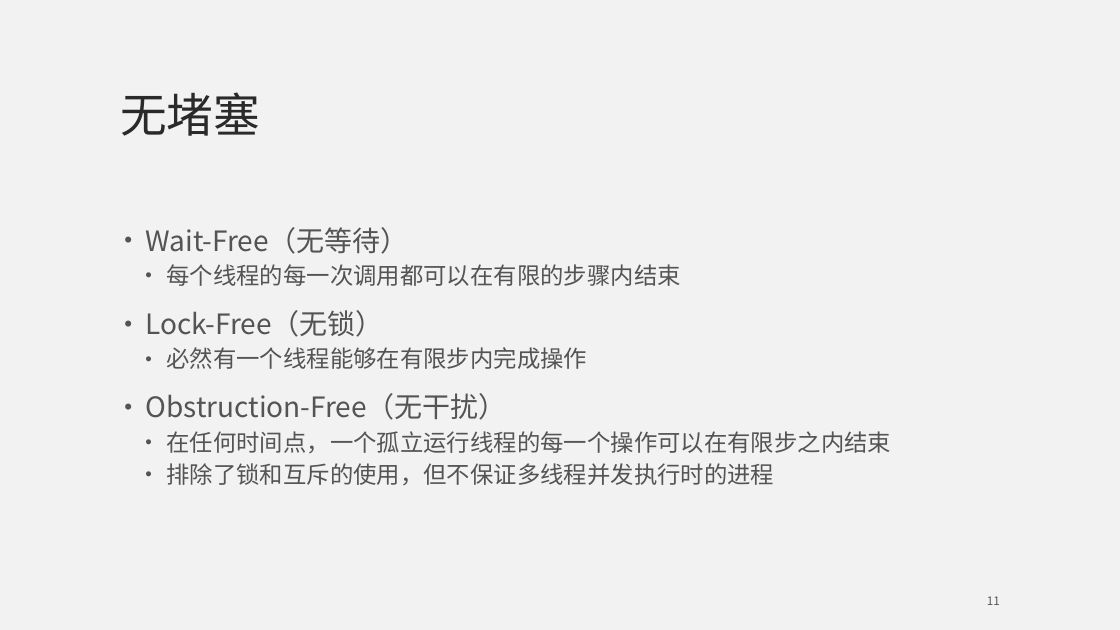
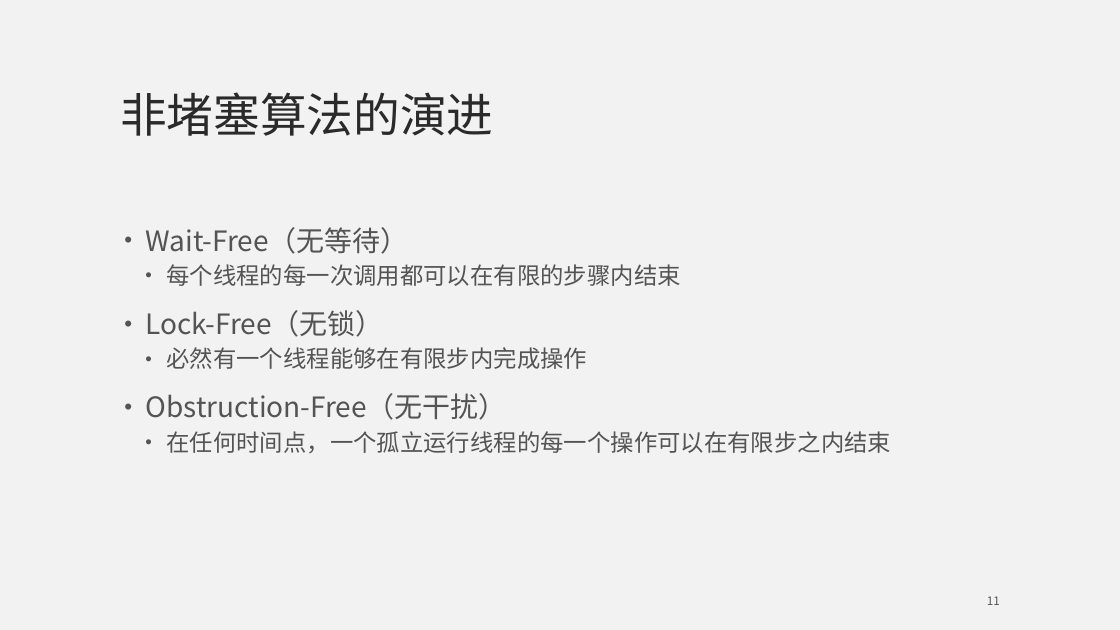
Before and after one commit to mutouyun/lock-free-queue, a slide deck: slide 11 of lock-free.pptx. Drawn at 1120x630 pixels with LibreOffice and Linux fonts; fonts in the diff are those of the drawing. Boxes give left, top, right and bottom in pixels: in the first picture for what was removed or moved away, otherwise in the second. Text is boxed around its words. In the diff, an @@ line names an element or a change of style, - is before the commit and + after.

```diff
--- a/lock-free.pptx
+++ b/lock-free.pptx
@@ title at [120,92,493,136]: text changed @@
-无堵塞
+非堵塞算法的演进
@@ text at [166,463,774,485]: paragraph removed @@
-  • 排除了锁和互斥的使用，但不保证多线程并发执行时的进程
```
Also in this commit, not shown: 17 other slides changed, 22 slides added, 3 slides removed, 2 other files.
